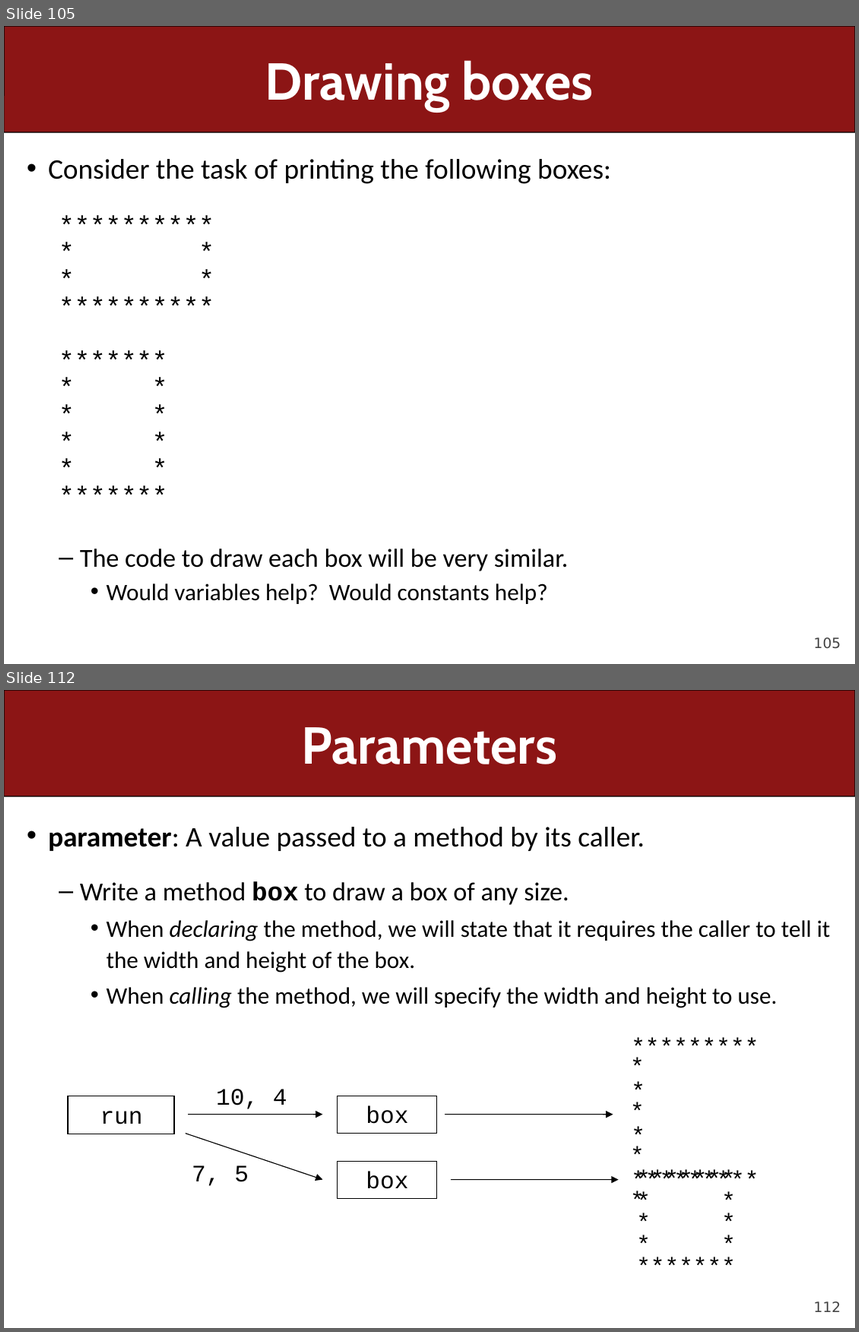
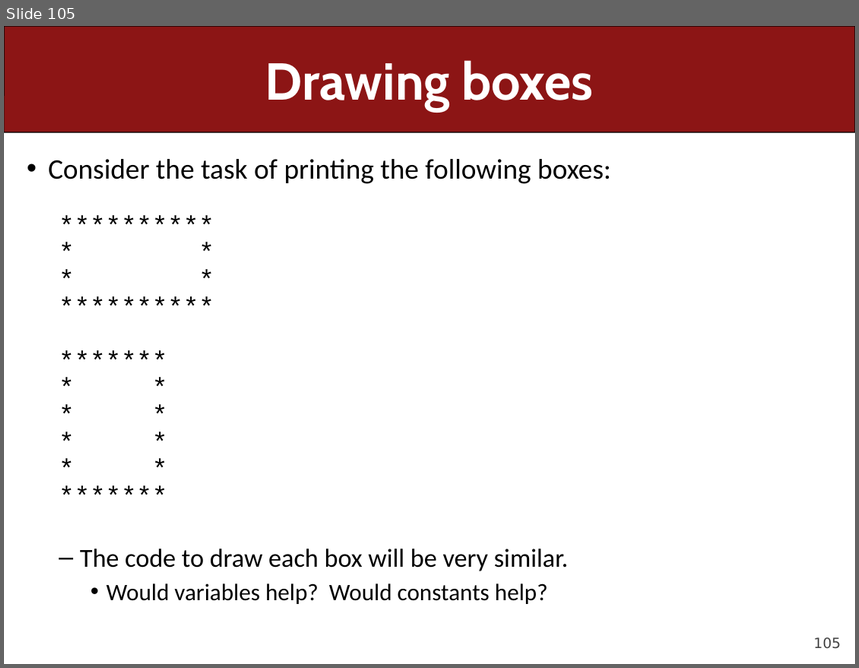
Before and after one commit to ckincaid17/cs106a-summer-2018, a slide deck: WWW/lectures/Lecture6/Lecture6.pptx. Shown one above the other, each under a label of ours: slides 105 and 112 before the commit, slide 105 after it; the slides between them are not shown. The pictures are 859x1332 and 859x668 pixels, drawn with LibreOffice and Linux fonts; fonts in the diff are those of the drawing. Boxes give left, top, right and bottom in pixels: in the first picture for what was removed or moved away, otherwise in the second. Text is boxed around its words. In the diff, an @@ line names an element or a change of style, - is before the commit and + after.

```diff
--- a/WWW/lectures/Lecture6/Lecture6.pptx
+++ b/WWW/lectures/Lecture6/Lecture6.pptx
@@ slide 112 removed at box(4, 690, 855, 1328), background #FFFFFF; not listed: 2 template elements that a slide beside it also shows @@
@@ title removed at box(301, 727, 557, 764) @@
-Parameters
@@ text removed at box(48, 827, 831, 1008) @@
-• parameter: A value passed to a method by its caller.
-  – Write a method box to draw a box of any size.
-    • When declaring the method, we will state that it requires the caller to tell it the width and height of the box.
-    • When calling the method, we will specify the width and height to use.
@@ text removed at box(622, 1035, 770, 1139) @@
-**********
-* *
-* *
-**********
@@ rectangle removed at box(68, 1097, 174, 1135) @@
-run
@@ text removed at box(216, 1089, 287, 1110) @@
-10, 4
@@ rectangle removed at box(338, 1096, 437, 1134) @@
-box
@@ arrow removed from (188, 1115) to (322, 1115) @@
@@ arrow removed from (445, 1115) to (614, 1115) @@
@@ arrow removed from (186, 1134) to (322, 1180) @@
@@ text removed at box(192, 1166, 249, 1186) @@
-7, 5
@@ rectangle removed at box(338, 1161, 437, 1199) @@
-box
@@ arrow removed from (451, 1180) to (619, 1180) @@
@@ text removed at box(627, 1170, 762, 1286) @@
-*******
-* *
-* *
-* *
-*******
```
Also in this commit, not shown: 2 slides changed, 13 other slides removed, 19 other files.
